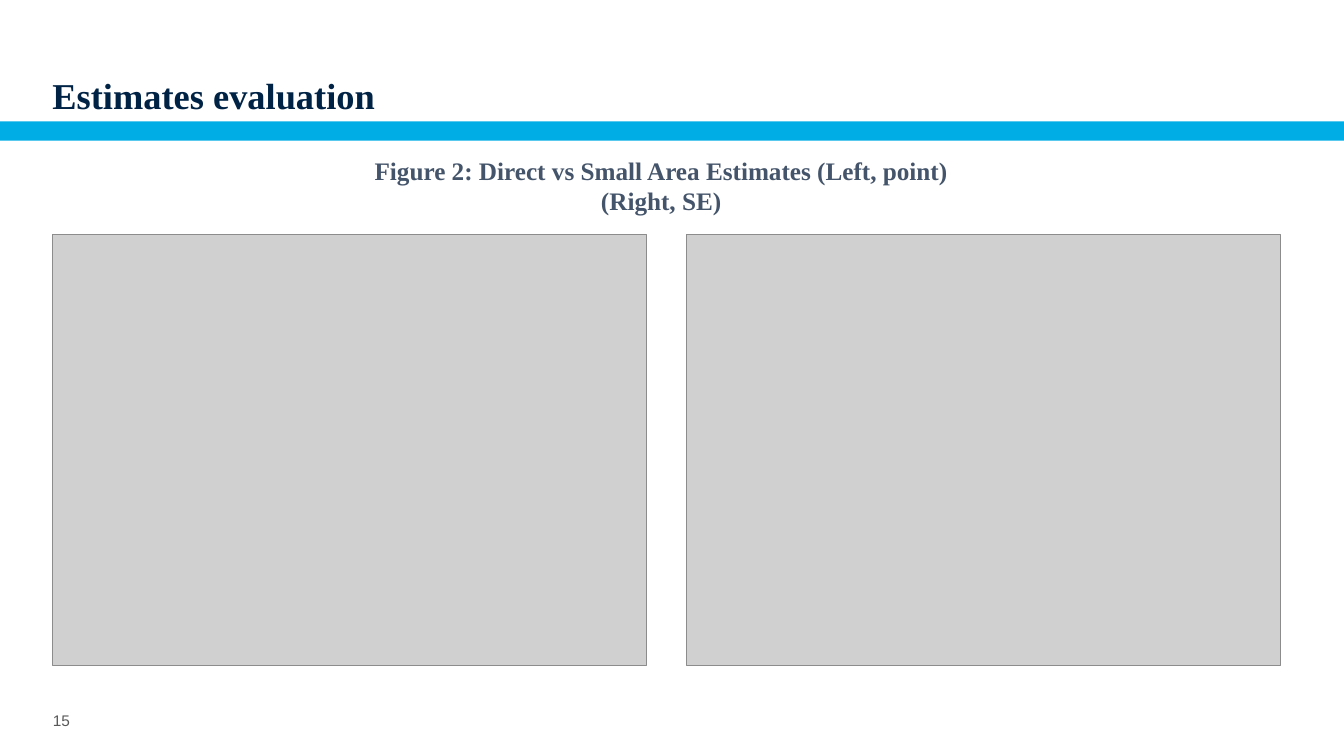
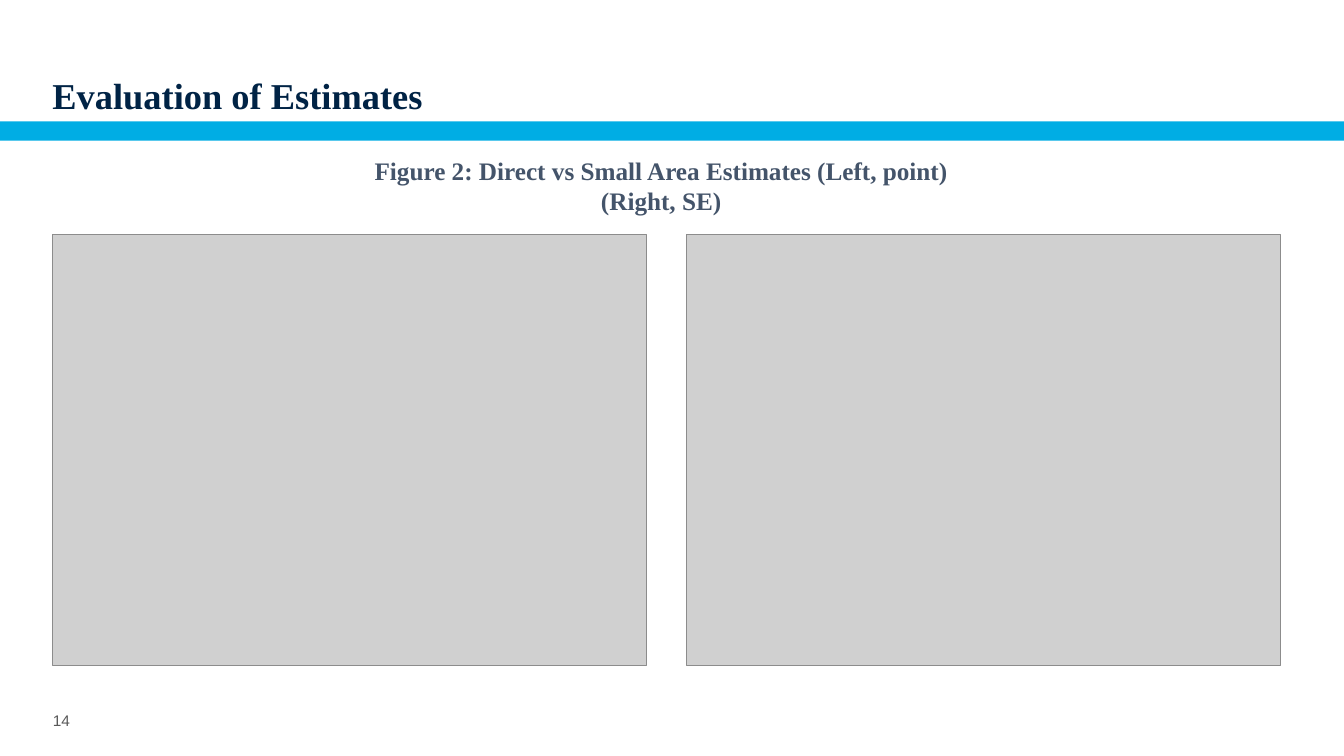
Before and after one commit to pcorralrodas/wb_sae_training, a slide deck: slide 14 of 02.Area_level_models/03.presentation/Off_census_years_sae.pptx (slide 15 before the commit). Drawn at 1344x756 pixels with LibreOffice and Linux fonts; fonts in the diff are those of the drawing; grey boxes stand for pictures; background and template pictures are left out. Boxes give left, top, right and bottom in pixels: in the first picture for what was removed or moved away, otherwise in the second. Text is boxed around its words. In the diff, an @@ line names an element or a change of style, - is before the commit and + after.

Commit message:
Update Off_census_years_sae.pptx
Modified and simplified presentation. Added a slide about Accuracy and precision in the evaluation of estimates' section.

```diff
--- a/02.Area_level_models/03.presentation/Off_census_years_sae.pptx
+++ b/02.Area_level_models/03.presentation/Off_census_years_sae.pptx
@@ title at <box>52,83,423,110</box>: text changed @@
-Estimates evaluation
+Evaluation of Estimates
@@ page number at <box>53,715,70,726</box>: text changed @@
-15
+14
```
Also in this commit, not shown: 10 other slides changed, 1 slide added, 1 slide removed.
